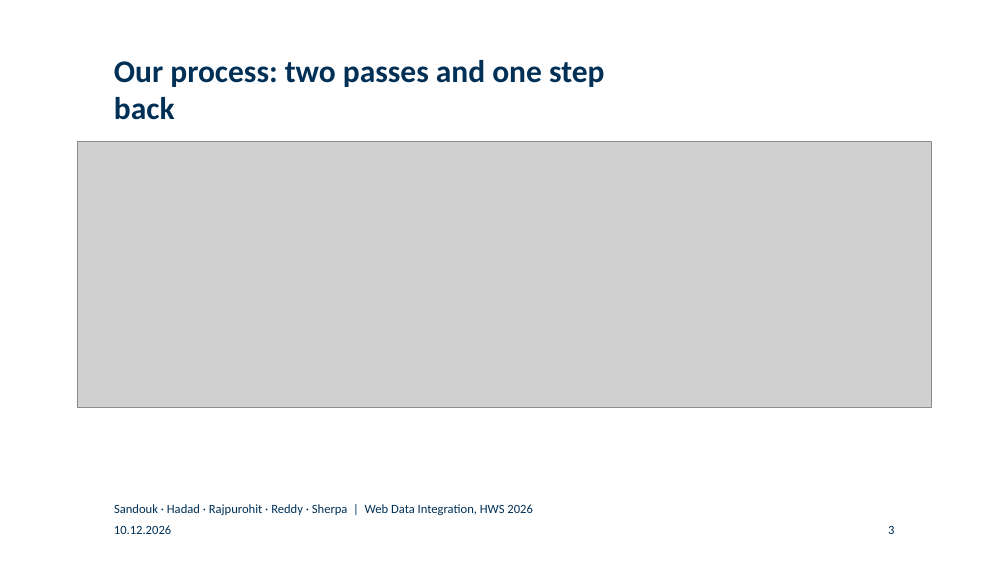
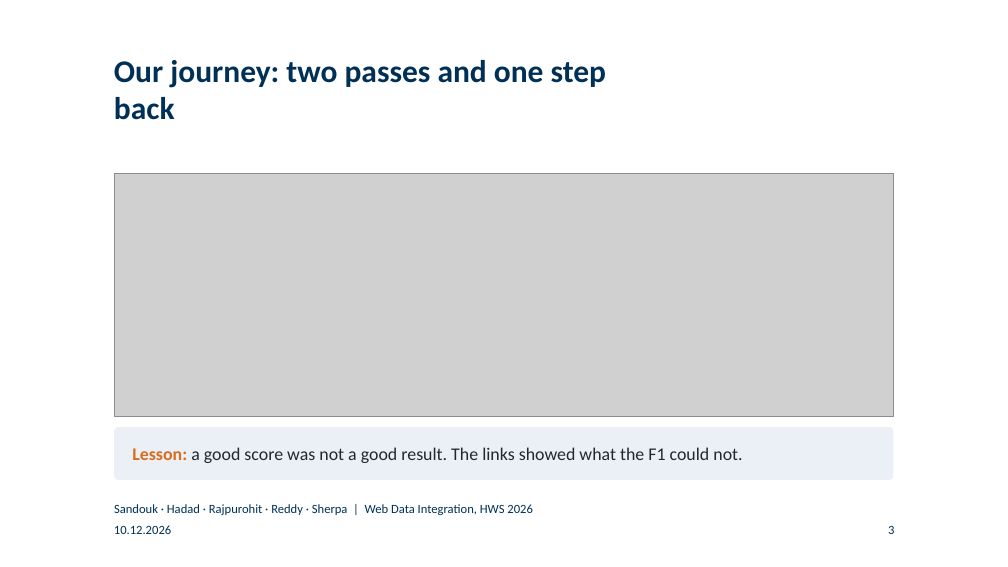
Before and after one commit to BlackSamuron0305/Web-Data-Integration-Project-HWS2026, a slide deck: slide 3 of submission/final-presentation/final_presentation.pptx. Drawn at 1008x567 pixels with LibreOffice and Linux fonts; fonts in the diff are those of the drawing; grey boxes stand for pictures; background and template pictures are left out. Boxes give left, top, right and bottom in pixels: in the first picture for what was removed or moved away, otherwise in the second. Text is boxed around its words. In the diff, an @@ line names an element or a change of style, - is before the commit and + after.

```diff
--- a/submission/final-presentation/final_presentation.pptx
+++ b/submission/final-presentation/final_presentation.pptx
@@ title at bbox=[114, 60, 606, 120]: text changed @@
-Our process: two passes and one step back
+Our journey: two passes and one step back
@@ picture: place and size @@
-picture at bbox=[77, 141, 931, 407]
+picture at bbox=[114, 174, 893, 416]
@@ rounded rectangle added at bbox=[114, 427, 893, 480], fill #EAF0F6 @@
@@ text added at bbox=[132, 447, 742, 463], 17 pt, text #1F2933 @@
+Lesson: a good score was not a good result. The links showed what the F1 could not.
```
Also in this commit, not shown: 7 other slides changed, 13 slides added, 12 slides removed, 9 other files.
